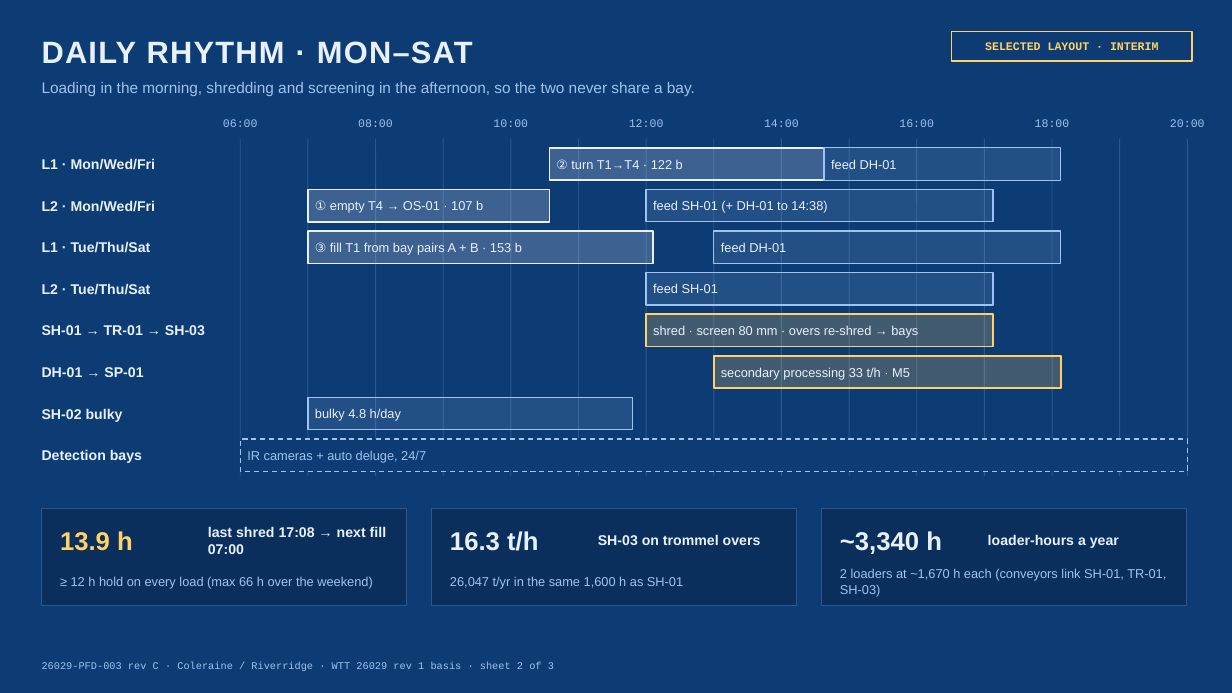
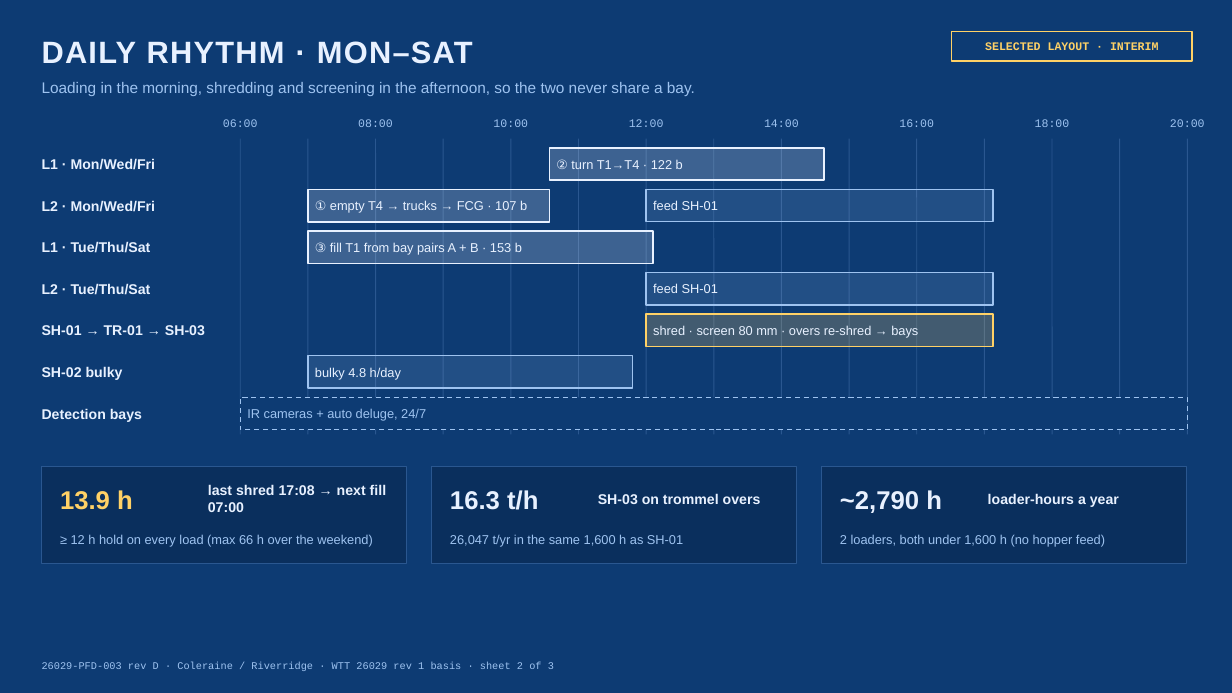
Before and after one commit to kiddr957-boop/tunnel-dashboard, a slide deck: slide 2 of Coleraine-6x40m-Tunnel-PFD.pptx. Drawn at 1232x693 pixels with LibreOffice and Linux fonts; fonts in the diff are those of the drawing. Boxes give left, top, right and bottom in pixels: in the first picture for what was removed or moved away, otherwise in the second. Text is boxed around its words. In the diff, an @@ line names an element or a change of style, - is before the commit and + after.

```diff
--- a/Coleraine-6x40m-Tunnel-PFD.pptx
+++ b/Coleraine-6x40m-Tunnel-PFD.pptx
@@ line moved from (240, 139) - (240, 476) to (240, 139) - (240, 434) @@
@@ line moved from (308, 139) - (308, 476) to (308, 139) - (308, 434) @@
@@ line moved from (375, 139) - (375, 476) to (375, 139) - (375, 434) @@
@@ line moved from (444, 139) - (444, 476) to (444, 139) - (444, 434) @@
@@ line moved from (511, 139) - (511, 476) to (511, 139) - (511, 434) @@
@@ line moved from (579, 139) - (579, 476) to (579, 139) - (579, 434) @@
@@ line moved from (646, 139) - (646, 476) to (646, 139) - (646, 434) @@
@@ line moved from (714, 139) - (714, 476) to (714, 139) - (714, 434) @@
@@ line moved from (782, 139) - (782, 476) to (782, 139) - (782, 434) @@
@@ rectangle removed at box(824, 148, 1061, 180) @@
-feed DH-01
@@ line moved from (849, 139) - (849, 476) to (849, 139) - (849, 434) @@
@@ line moved from (917, 139) - (917, 476) to (917, 139) - (917, 434) @@
@@ line moved from (984, 139) - (984, 476) to (984, 139) - (984, 434) @@
@@ line moved from (1053, 139) - (1053, 476) to (1053, 139) - (1053, 434) @@
@@ line moved from (1120, 139) - (1120, 476) to (1120, 139) - (1120, 434) @@
@@ line moved from (1188, 139) - (1188, 476) to (1188, 139) - (1188, 434) @@
@@ text in rectangle at box(315, 200, 527, 213): text changed @@
-① empty T4 → OS-01 · 107 b
+① empty T4 → trucks → FCG · 107 b
@@ text in rectangle at box(653, 200, 718, 210): text changed @@
-feed SH-01 (+ DH-01 to 14:38)
+feed SH-01
@@ rectangle removed at box(714, 231, 1061, 263) @@
-feed DH-01
@@ rectangle removed at box(714, 356, 1061, 388) @@
-secondary processing 33 t/h · M5
@@ text removed at box(42, 367, 143, 377) @@
-DH-01 → SP-01
@@ 9 texts, 5 rectangles: place and size @@
-9 texts, 5 rectangles at box(42, 397, 1188, 605)
+9 texts, 5 rectangles at box(42, 356, 1188, 564)
@@ text at box(840, 490, 942, 513): text changed @@
-~3,340 h
+~2,790 h
@@ text at box(840, 534, 1105, 547): text changed @@
-2 loaders at ~1,670 h each (conveyors link SH-01, TR-01, SH-03)
+2 loaders, both under 1,600 h (no hopper feed)
@@ text at box(42, 662, 554, 671): text changed @@
-26029-PFD-003 rev C · Coleraine / Riverridge · WTT 26029 rev 1 basis · sheet 2 of 3
+26029-PFD-003 rev D · Coleraine / Riverridge · WTT 26029 rev 1 basis · sheet 2 of 3
```
Also in this commit, not shown: 2 other slides changed, 3 other files.
